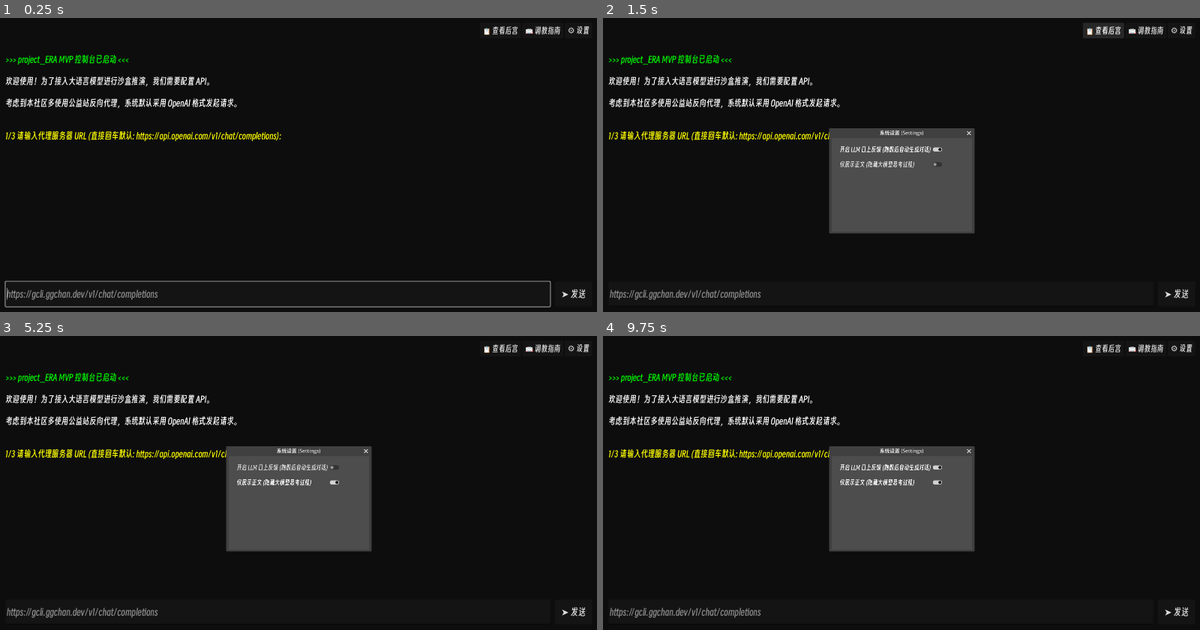
Above: before the commit, frames 1-4 (two rows, left to right).
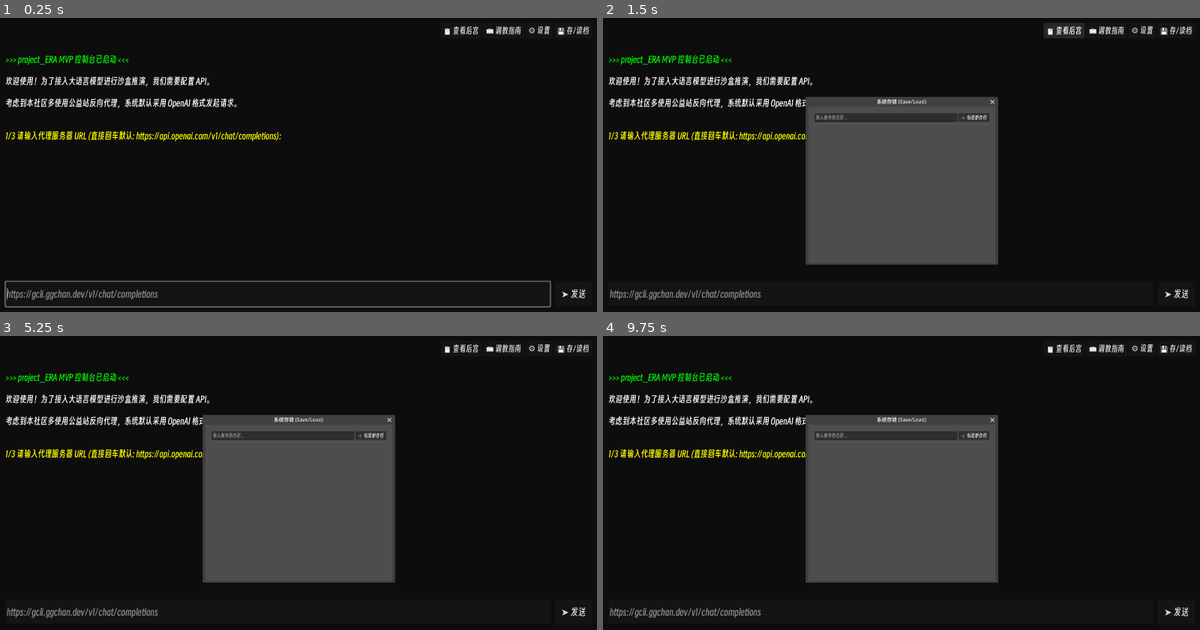
Above: after the commit, the same moments.

Repository: maru044/project_ERA
Game: Godot game, scene res://Scenes/Main.tscn
The game is run twice, just before and just after one commit, with the same random seed, the same clock (stepped at 60 frames per second) and the same inputs.
Inputs (mouse positions are in pixels of both pictures, inside the frame that each line leads up to):
- Up to frame 1 (0.25 s): no input
- Up to frame 2 (1.5 s): click (1176, 29) at 0.5 s, where only the run after the commit has a clickable "💾 存/读档"; click "📋 查看后宫" at 1.25 s
- Up to frame 3 (5.25 s): click "📖 调教指南" at 2 s; click "⚙️ 设置" at 2.75 s; click "➤ 发送" at 3.5 s; click (286, 468) at 4.25 s, where only the run before the commit has a clickable "开启 LLM 口上反馈 (跑骰后自动生成对话)"; click (286, 483) at 5 s, where only the run before the commit has a clickable "仅展示正文 (隐藏大模型思考过程)"
- Up to frame 4 (9.75 s): click "➤ 发送" (after the commit: "➕ 创建新存档") at 5.75 s; click "📋 查看后宫" at 6.5 s; click "📖 调教指南" at 7.25 s; click "⚙️ 设置" at 8 s; click (1176, 347) at 8.75 s, where only the run after the commit has a clickable "💾 存/读档"; click (889, 468) at 9.5 s, where only the run before the commit has a clickable "开启 LLM 口上反馈 (跑骰后自动生成对话)"

The runs differ from the first frame. In frame 1, 0.4% of the frame differs, in the area x 74-99%, y 2-6%; in frame 2, 11%, in the area x 33-99%, y 1-84%; in frame 3, 11%; in frame 4, 11%.

Commit message:
fix: 修复移动端网页软键盘无法弹起的问题

Diff:
--- a/project-era/Scripts/Data/CharacterData.gd
+++ b/project-era/Scripts/Data/CharacterData.gd
@@ -136,8 +136,18 @@
 	if data.has("id"): id = data["id"]
 	if data.has("char_name"): char_name = data["char_name"]
 	if data.has("description"): description = data["description"]
-	if data.has("exclusive_memories"): exclusive_memories = data["exclusive_memories"]
-	if data.has("custom_tags"): custom_tags = data["custom_tags"]
+
+	if data.has("exclusive_memories"):
+		exclusive_memories.clear()
+		var mems = data["exclusive_memories"]
+		if typeof(mems) == TYPE_ARRAY:
+			for m in mems: exclusive_memories.append(String(m))
+
+	if data.has("custom_tags"):
+		custom_tags.clear()
+		var tags = data["custom_tags"]
+		if typeof(tags) == TYPE_ARRAY:
+			for t in tags: custom_tags.append(String(t))
 
 	if data.has("stats"):
 		for key in data["stats"].keys():
--- a/project-era/Scripts/UI/ConsoleCLI.gd
+++ b/project-era/Scripts/UI/ConsoleCLI.gd
@@ -19,6 +19,9 @@
 var current_lore_char_id: String
 var koujo_toggle: CheckButton
 var hide_thinking_toggle: CheckButton
+var save_window: Window
+var save_list_vbox: VBoxContainer
+var save_name_input: LineEdit
 var llm_client: LLMClient
 var char_manager: CharacterManager
 var task_manager: TaskManager
@@ -261,6 +264,13 @@
 	settings_btn.pressed.connect(_on_settings_button_pressed)
 	header_box.add_child(settings_btn)
 
+	var save_btn = Button.new()
+	save_btn.text = " 💾 存/读档 "
+	save_btn.add_theme_font_size_override("font_size", 26)
+	save_btn.add_theme_font_override("font", custom_font)
+	save_btn.pressed.connect(_on_save_menu_pressed)
+	header_box.add_child(save_btn)
+
 	# 初始化不可见状态的全局设置开关
 	koujo_toggle = CheckButton.new()
 	koujo_toggle.text = "开启 LLM 口上反馈 (跑骰后自动生成对话)"
@@ -300,6 +310,13 @@
 	input_field.add_theme_color_override("font_color", Color.GREEN_YELLOW)
 	input_field.add_theme_font_override("font", custom_font)
 	input_field.placeholder_text = "在此输入指令..."
+
+	# 确保在手机端被触摸点击时，强行呼叫底层 API 拉起系统软键盘
+	input_field.gui_input.connect(func(event: InputEvent):
+		if event is InputEventScreenTouch and event.pressed:
+			DisplayServer.virtual_keyboard_show("")
+	)
+
 	# 回车提交 (PC端为主)
 	input_field.text_submitted.connect(_on_input_submitted)
 	input_area.add_child(input_field)
@@ -809,6 +826,164 @@
 	settings_window.popup_centered()
 
 # ---------------------------------------------------------
+# 存读档管理弹窗
+# ---------------------------------------------------------
+func _on_save_menu_pressed() -> void:
+	if save_window == null or not is_instance_valid(save_window):
+		save_window = Window.new()
+		save_window.title = "系统存储 (Save/Load)"
+		save_window.size = Vector2i(600, 500)
+		save_window.visible = false
+		save_window.exclusive = true
+		save_window.close_requested.connect(func(): save_window.hide())
+		add_child(save_window)
+
+		var vbox = VBoxContainer.new()
+		vbox.set_anchors_preset(PRESET_FULL_RECT)
+		var margin = MarginContainer.new()
+		margin.add_theme_constant_override("margin_left", 20)
+		margin.add_theme_constant_override("margin_right", 20)
+		margin.add_theme_constant_override("margin_top", 20)
+		margin.add_theme_constant_override("margin_bottom", 20)
+		margin.set_anchors_preset(PRESET_FULL_RECT)
+		margin.add_child(vbox)
+		save_window.add_child(margin)
+
+		var custom_font = load("res://Fonts/SmileySans-Oblique.otf")
+
+		# 顶部新建存档区
+		var top_hbox = HBoxContainer.new()
+		save_name_input = LineEdit.new()
+		save_name_input.size_flags_horizontal = Control.SIZE_EXPAND_FILL
+		save_name_input.placeholder_text = "输入新存档名称..."
+		save_name_input.add_theme_font_override("font", custom_font)
+		top_hbox.add_child(save_name_input)
+
+		var create_save_btn = Button.new()
+		create_save_btn.text = " ➕ 创建新存档 "
+		create_save_btn.add_theme_font_override("font", custom_font)
+		create_save_btn.pressed.connect(func():
+			if save_name_input.text.strip_edges() != "":
+				_save_game(save_name_input.text.strip_edges())
+				save_name_input.text = ""
+				_refresh_save_list()
+		)
+		top_hbox.add_child(create_save_btn)
+		vbox.add_child(top_hbox)
+
+		var sep = HSeparator.new()
+		vbox.add_child(sep)
+
+		# 存档列表区
+		var scroll = ScrollContainer.new()
+		scroll.size_flags_vertical = Control.SIZE_EXPAND_FILL
+		save_list_vbox = VBoxContainer.new()
+		save_list_vbox.size_flags_horizontal = Control.SIZE_EXPAND_FILL
+		scroll.add_child(save_list_vbox)
+		vbox.add_child(scroll)
+
+	_refresh_save_list()
+	save_window.popup_centered()
+
+func _save_game(save_name: String) -> void:
+	var save_dir = "user://Saves"
+	if not DirAccess.dir_exists_absolute(save_dir):
+		DirAccess.make_dir_recursive_absolute(save_dir)
+
+	var save_data = {
+		"current_day": current_day,
+		"time_phase": time_phase,
+		"daily_system_logs": daily_system_logs,
+		"global_chat_pool": global_chat_pool,
+		"characters": []
+	}
+
+	for c in char_manager.get_all_characters():
+		save_data["characters"].append(c.to_dict())
+
+	var file_path = save_dir + "/" + save_name + ".json"
+	var file = FileAccess.open(file_path, FileAccess.WRITE)
+	if file:
+		file.store_string(JSON.stringify(save_data, "\t"))
+		file.close()
+		_print_to_console("\n[color=green]系统提示: 游戏进度已保存至 -> " + save_name + "[/color]")
+
+func _load_game(file_name: String) -> void:
+	var file_path = "user://Saves/" + file_name
+	if not FileAccess.file_exists(file_path): return
+
+	var file = FileAccess.open(file_path, FileAccess.READ)
+	var json_str = file.get_as_text()
+	var json = JSON.new()
+	if json.parse(json_str) == OK:
+		var data = json.data
+		current_day = data.get("current_day", 1)
+		time_phase = data.get("time_phase", 0)
+
+		daily_system_logs.clear()
+		var loaded_logs = data.get("daily_system_logs", [])
+		if typeof(loaded_logs) == TYPE_ARRAY:
+			for l in loaded_logs: daily_system_logs.append(String(l))
+
+		global_chat_pool.clear()
+		var loaded_pool = data.get("global_chat_pool", [])
+		if typeof(loaded_pool) == TYPE_ARRAY:
+			for p in loaded_pool: global_chat_pool.append(p as Dictionary)
+
+		var loaded_chars = data.get("characters", [])
+		for c_data in loaded_chars:
+			var existing_c = char_manager.get_character(c_data["id"])
+			if existing_c:
+				existing_c.load_from_dict(c_data)
+
+		_update_header()
+		save_window.hide()
+		output_log.text = ""
+		_print_to_console("[color=green]>>> 读档成功！欢迎回来，Master。 <<<[/color]")
+		_print_to_console("[color=gray]加载了存档: " + file_name + " | 当前时间: 第 " + str(current_day) + " 天[/color]")
+
+func _refresh_save_list() -> void:
+	for child in save_list_vbox.get_children():
+		child.queue_free()
+
+	var custom_font = load("res://Fonts/SmileySans-Oblique.otf")
+	var save_dir = "user://Saves"
+	if not DirAccess.dir_exists_absolute(save_dir): return
+
+	var dir = DirAccess.open(save_dir)
+	if dir:
+		dir.list_dir_begin()
+		var file_name = dir.get_next()
+		while file_name != "":
+			if not dir.current_is_dir() and file_name.ends_with(".json"):
+				var hbox = HBoxContainer.new()
+				var lbl = Label.new()
+				lbl.text = "📄 " + file_name.replace(".json", "")
+				lbl.size_flags_horizontal = Control.SIZE_EXPAND_FILL
+				lbl.add_theme_font_override("font", custom_font)
+				hbox.add_child(lbl)
+
+				var load_btn = Button.new()
+				load_btn.text = "读取"
+				load_btn.add_theme_font_override("font", custom_font)
+				var fn_for_load = file_name
+				load_btn.pressed.connect(func(): _load_game(fn_for_load))
+				hbox.add_child(load_btn)
+
+				var del_btn = Button.new()
+				del_btn.text = "删除"
+				del_btn.add_theme_font_override("font", custom_font)
+				var fn_for_del = file_name
+				del_btn.pressed.connect(func():
+					DirAccess.remove_absolute("user://Saves/" + fn_for_del)
+					_refresh_save_list()
+				)
+				hbox.add_child(del_btn)
+
+				save_list_vbox.add_child(hbox)
+			file_name = dir.get_next()
+
+# ---------------------------------------------------------
 # 回调：LLM 处理完毕
 # ---------------------------------------------------------
 func _on_llm_reply(reply_text: String) -> void:
Not shown, changed: project-era/export_presets.cfg
